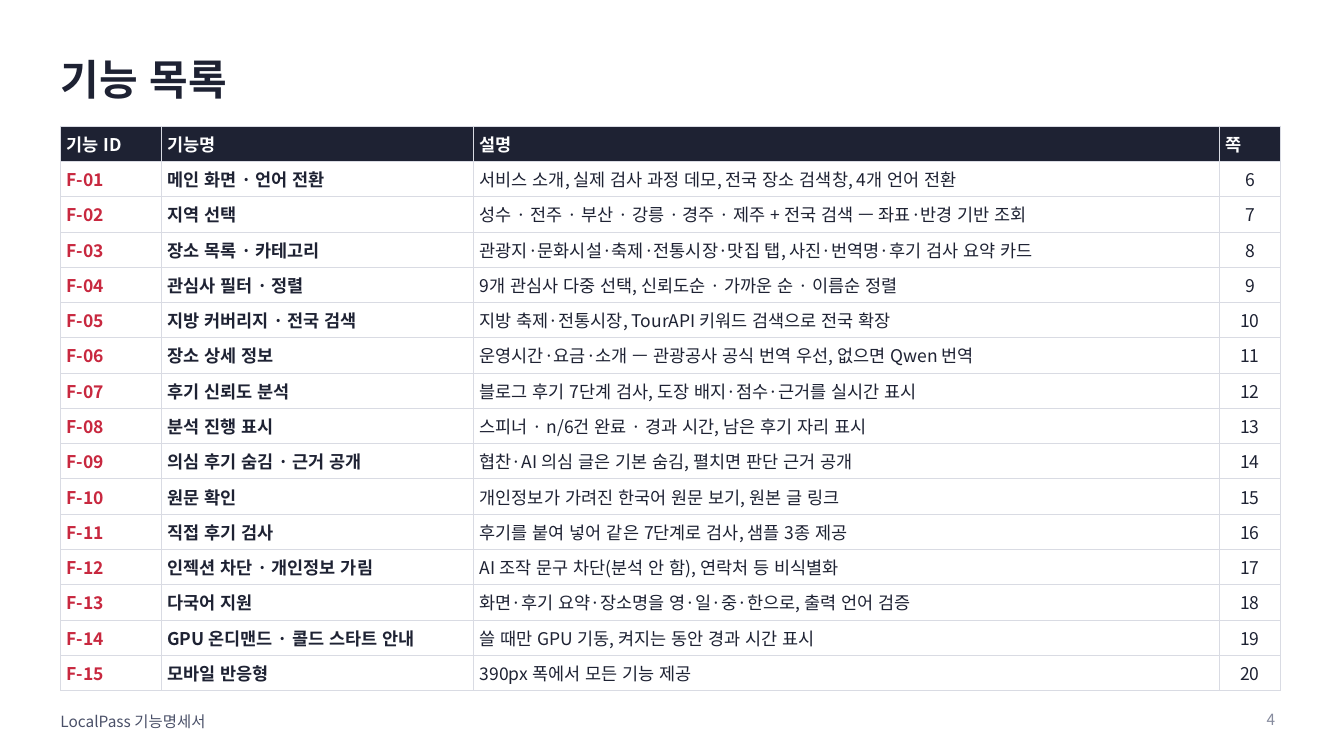
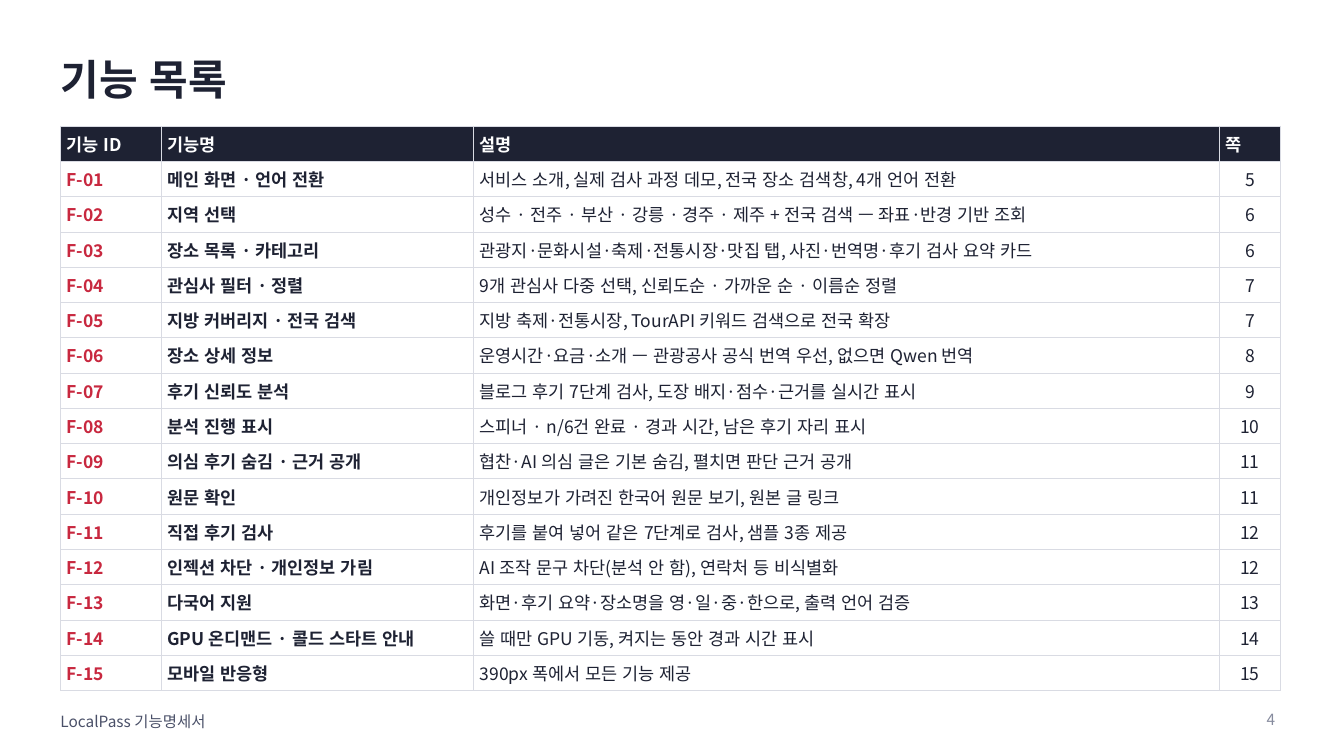
Before and after one commit to 55wind/localpass, a slide deck: slide 4 of docs/LocalPass_기능명세서.pptx. Drawn at 1344x756 pixels with LibreOffice and Linux fonts; fonts in the diff are those of the drawing. Boxes give left, top, right and bottom in pixels: in the first picture for what was removed or moved away, otherwise in the second. Text is boxed around its words. In the diff, an @@ line names an element or a change of style, - is before the commit and + after.

```diff
--- a/docs/LocalPass_기능명세서.pptx
+++ b/docs/LocalPass_기능명세서.pptx
@@ table at (x1=60, y1=126, x2=1280, y2=688) @@
-row 2, column 4: 6
+row 2, column 4: 5
-row 3, column 4: 7
+row 3, column 4: 6
-row 4, column 4: 8
+row 4, column 4: 6
-row 5, column 4: 9
+row 5, column 4: 7
-row 6, column 4: 10
+row 6, column 4: 7
-row 7, column 4: 11
+row 7, column 4: 8
-row 8, column 4: 12
+row 8, column 4: 9
-row 9, column 4: 13
+row 9, column 4: 10
-row 10, column 4: 14
+row 10, column 4: 11
-row 11, column 4: 15
+row 11, column 4: 11
-row 12, column 4: 16
+row 12, column 4: 12
-row 13, column 4: 17
+row 13, column 4: 12
-row 14, column 4: 18
+row 14, column 4: 13
-row 15, column 4: 19
+row 15, column 4: 14
-row 16, column 4: 20
+row 16, column 4: 15
```
Also in this commit, not shown: 5 other slides changed, 6 slides removed, 8 other files.
